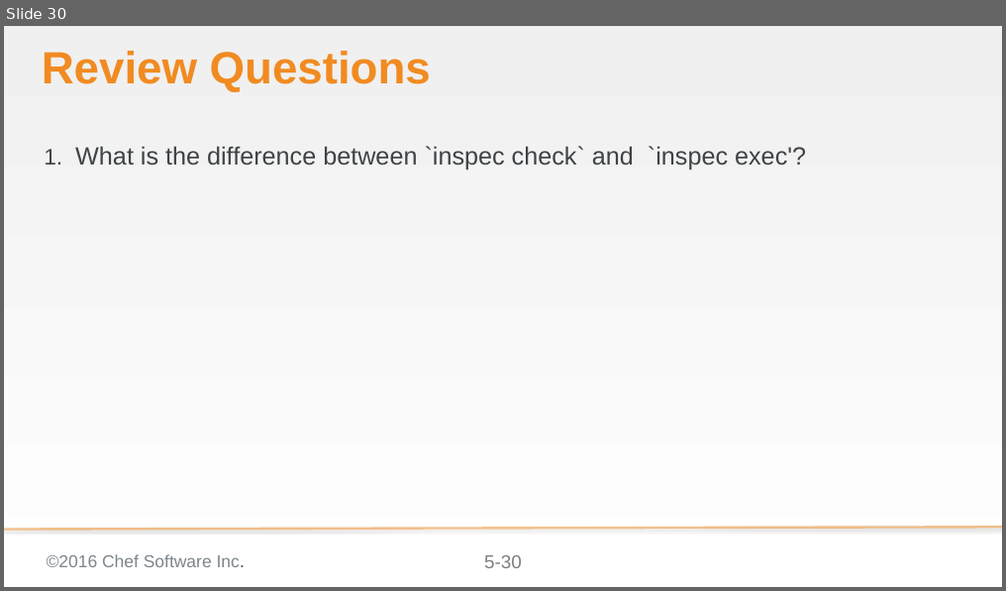
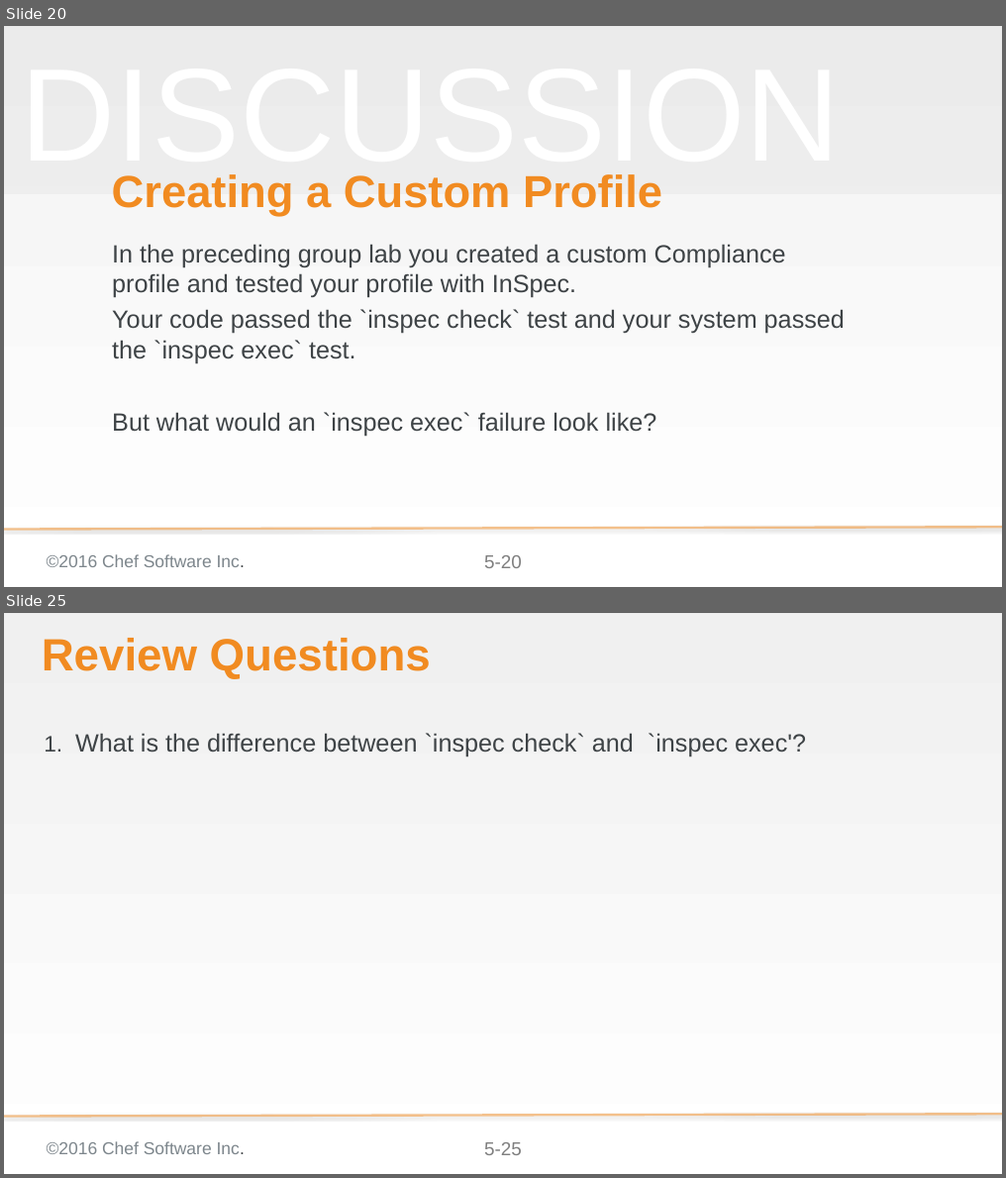
Before and after one commit to bchamby/chef-compliance-installation-configuration-operation, a slide deck: 05-creating-custom-profiles.pptx. Shown one above the other, each under a label of ours: slide 30 before the commit, slides 20 and 25 after it; the slides between them are not shown. The pictures are 1006x591 and 1006x1178 pixels, drawn with LibreOffice and Linux fonts; fonts in the diff are those of the drawing; background and template pictures are left out. Boxes give left, top, right and bottom in pixels: in the first picture for what was removed or moved away, otherwise in the second. Text is boxed around its words. In the diff, an @@ line names an element or a change of style, - is before the commit and + after.

Commit message:
Rewrote 05-creating-custom-profiles to suppoet inspec 0.14.2. Still need to add the new profile upload procedure

```diff
--- a/05-creating-custom-profiles.pptx
+++ b/05-creating-custom-profiles.pptx
@@ slide 20 added at box(4, 26, 1002, 587), background gradient #F2F2F2 to #FFFFFF; not listed: 3 template elements that a slide beside it also shows @@
@@ rectangle added at box(4, 26, 1002, 194), fill #D9D9D9 at 25% opacity @@
@@ text added at box(20, 174, 841, 184), 169.3 pt, text #F2F2F2 at 50% opacity @@
+DISCUSSION
@@ title added at box(112, 174, 662, 216), 57.6 pt, text #F18B21, bold @@
+Creating a Custom Profile
@@ text added at box(112, 244, 845, 436), 32 pt, text #3E4346 @@
+In the preceding group lab you created a custom Compliance profile and tested your profile with InSpec.
+Your code passed the `inspec check` test and your system passed the `inspec exec` test.
+But what would an `inspec exec` failure look like?
@@ what was slide 30 is now slide 25 @@
@@ page number at box(484, 1143, 522, 1156): text changed @@
-5-30
+5-25
```
Also in this commit, not shown: 4 slides changed, 15 other slides added, 21 slides removed.
